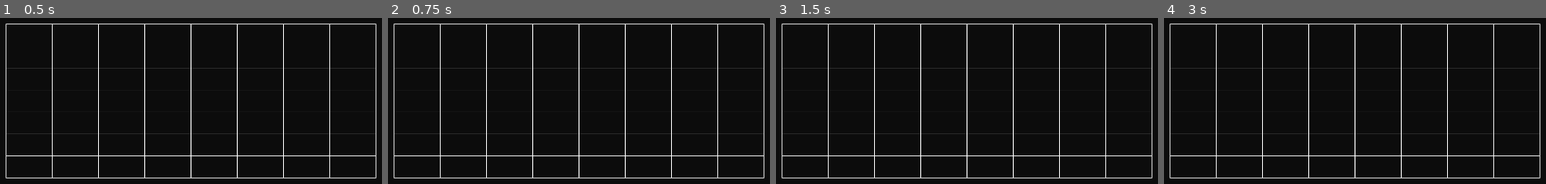
Above: before the commit, frames 1-4 (left to right).
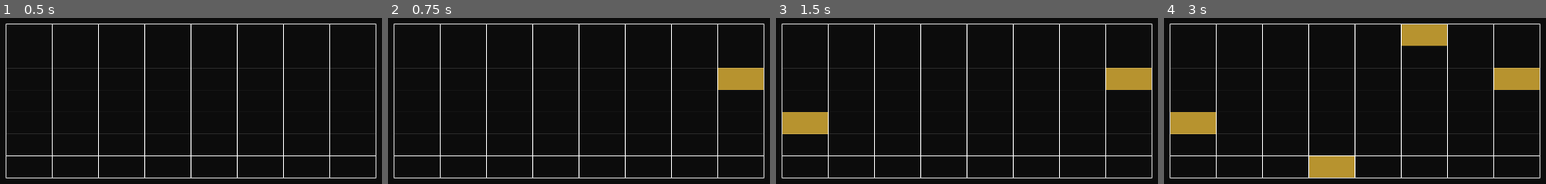
Above: after the commit, the same moments.

Repository: codedpalette/gmtk-jam
Game: Godot game, scene res://scenes/main.tscn
Two runs of this game, one before a commit and one after it. Both use one fixed random seed, a clock stepped at 60 frames per second and the inputs below.
Inputs (mouse positions are in pixels of both pictures, inside the frame that each line leads up to):
- Up to frame 1 (0.5 s): no input
- Up to frame 2 (0.75 s): tap Enter at 0.5 s; move the mouse to (743, 86) at 0.52 s; click (743, 86) at 0.67 s
- Up to frame 3 (1.5 s): tap Space at 1.25 s; move the mouse to (818, 115) at 1.27 s; click (818, 115) at 1.42 s
- Up to frame 4 (3 s): tap Enter at 2 s; move the mouse to (1427, 32) at 2.02 s; click (1427, 32) at 2.17 s; tap Space at 2.75 s; move the mouse to (1316, 162) at 2.77 s; click (1316, 162) at 2.92 s

Frame 1 is identical in both runs. In frame 2, 1.6% of the frame differs, in the area x 86-99%, y 30-44%; in frame 3, 3.2%; in frame 4, 6.4%, in the area x 1-99%, y 3-97%.

Commit message:
Cell scene and basic interface

Diff:
--- a/scenes/grid.gd
+++ /dev/null
@@ -1,17 +0,0 @@
-class_name Grid extends Node2D
-
-const COLUMNS = 8
-const ROWS = 7
-@export var grid_width: int = 860
-@export var grid_height: int = 360
-
-const LINE_COLOR = Color(0xfcfcfcff)
-
-func _draw():
-	var cell_width = float(grid_width) / COLUMNS
-	var cell_height = float(grid_height) / ROWS
-
-	for column in COLUMNS:
-		for row in ROWS:
-			var cell_position := Vector2(column * cell_width, row * cell_height) - Vector2(grid_width * 0.5, grid_height * 0.5)
-			draw_rect(Rect2(cell_position, Vector2(cell_width, cell_height)), LINE_COLOR, false, 1.0)
--- /dev/null
+++ b/scenes/grid/cell.gd
@@ -0,0 +1,46 @@
+extends Node2D
+class_name Cell
+
+@export var line_color: Color = Color(0xfcfcfcff)
+@export var hover_color: Color
+@export var clicked_color: Color
+const cell_scene: PackedScene = preload("res://scenes/grid/cell.tscn")
+
+@onready var area: Area2D = $Area2D
+@onready var collision_shape: CollisionShape2D = $Area2D/CollisionShape2D
+
+var rect: Rect2
+var grid_index: Vector2i
+
+var _hovered: bool = false:
+	set(value):
+		_hovered = value
+		queue_redraw()
+var _clicked: bool = false:
+	set(value):
+		_clicked = value
+		queue_redraw()
+
+func _draw():
+	if _hovered or _clicked:
+		var color := clicked_color if _clicked else hover_color
+		draw_rect(rect, color, true)
+	draw_rect(rect, line_color, false, 1.0)
+
+func _ready():
+	collision_shape.shape.size = rect.size
+	area.position = rect.size * 0.5
+	area.mouse_entered.connect(func(): _hovered = true)
+	area.mouse_exited.connect(func(): _hovered = false)
+	area.input_event.connect(func(_viewport, event, _shape_idx): _on_input_event(event))
+
+func _on_input_event(event: InputEvent):
+	if event is InputEventMouseButton and event.button_index == MOUSE_BUTTON_LEFT and event.pressed:
+		_clicked = !_clicked
+
+static func create_cell(width: float, height: float, row: int, column: int) -> Cell:
+	var cell: Cell = cell_scene.instantiate()
+	cell.position = Vector2(column * width, row * height)
+	cell.rect = Rect2(Vector2.ZERO, Vector2(width, height))
+	cell.grid_index = Vector2i(row, column)
+	return cell
--- /dev/null
+++ b/scenes/grid/cell.tscn
@@ -0,0 +1,15 @@
+[gd_scene load_steps=3 format=3 uid="uid://b563nu2pq4mdc"]
+
+[ext_resource type="Script" uid="uid://wundd1piastm" path="res://scenes/grid/cell.gd" id="1_xhk21"]
+
+[sub_resource type="RectangleShape2D" id="RectangleShape2D_xhk21"]
+
+[node name="Cell" type="Node2D"]
+script = ExtResource("1_xhk21")
+hover_color = Color(0.453097, 0.36268, 0.0991753, 0.972549)
+clicked_color = Color(0.734719, 0.589853, 0.187447, 0.972549)
+
+[node name="Area2D" type="Area2D" parent="."]
+
+[node name="CollisionShape2D" type="CollisionShape2D" parent="Area2D"]
+shape = SubResource("RectangleShape2D_xhk21")
--- /dev/null
+++ b/scenes/grid/grid.gd
@@ -0,0 +1,21 @@
+extends Node2D
+class_name Grid
+
+const COLUMNS = 8
+const ROWS = 7
+
+@export var grid_width: int = 860
+@export var grid_height: int = 360
+
+var cell_width: float = float(grid_width) / COLUMNS
+var cell_height: float = float(grid_height) / ROWS
+
+var cells: Array[Cell] = []
+
+func _ready():
+	position = Vector2(grid_width, grid_height) * -0.5
+	for column in COLUMNS:
+		for row in ROWS:
+			var cell = Cell.create_cell(cell_width, cell_height, row, column)
+			add_child(cell)
+			cells.append(cell)
--- a/scenes/grid.tscn
+++ b/scenes/grid/grid.tscn
@@ -1,6 +1,6 @@
 [gd_scene load_steps=2 format=3 uid="uid://dvb73msgs4kt1"]
 
-[ext_resource type="Script" uid="uid://bggkygsf3jioy" path="res://scenes/grid.gd" id="1_t5fjg"]
+[ext_resource type="Script" uid="uid://bggkygsf3jioy" path="res://scenes/grid/grid.gd" id="1_t5fjg"]
 
 [node name="Grid" type="Node2D"]
 script = ExtResource("1_t5fjg")
--- a/scenes/main.gd
+++ b/scenes/main.gd
@@ -2,6 +2,8 @@
 
 @onready var world: Node2D = $World
 @onready var gui: Control = $GUI
+@onready var viewport_size: Vector2 = world.get_viewport_rect().size
 
 func _ready() -> void:
     Global.game_controller = self
+    world.position = viewport_size * 0.5 # TODO: This logic should be in the level scene
--- a/scenes/main.tscn
+++ b/scenes/main.tscn
@@ -1,7 +1,7 @@
 [gd_scene load_steps=3 format=3 uid="uid://cs3iel1lpvj0r"]
 
 [ext_resource type="Script" uid="uid://btqg1i8ss4eic" path="res://scenes/main.gd" id="1_o5qli"]
-[ext_resource type="PackedScene" uid="uid://dvb73msgs4kt1" path="res://scenes/grid.tscn" id="2_0wfyh"]
+[ext_resource type="PackedScene" uid="uid://dvb73msgs4kt1" path="res://scenes/grid/grid.tscn" id="2_0wfyh"]
 
 [node name="Main" type="Node"]
 script = ExtResource("1_o5qli")
@@ -9,7 +9,6 @@
 [node name="World" type="Node2D" parent="."]
 
 [node name="Grid" parent="World" instance=ExtResource("2_0wfyh")]
-position = Vector2(860, 360)
 
 [node name="GUI" type="Control" parent="."]
 layout_mode = 3
Not shown, added: scenes/grid/cell.gd.uid
Renamed: scenes/grid.gd.uid -> scenes/grid/grid.gd.uid
